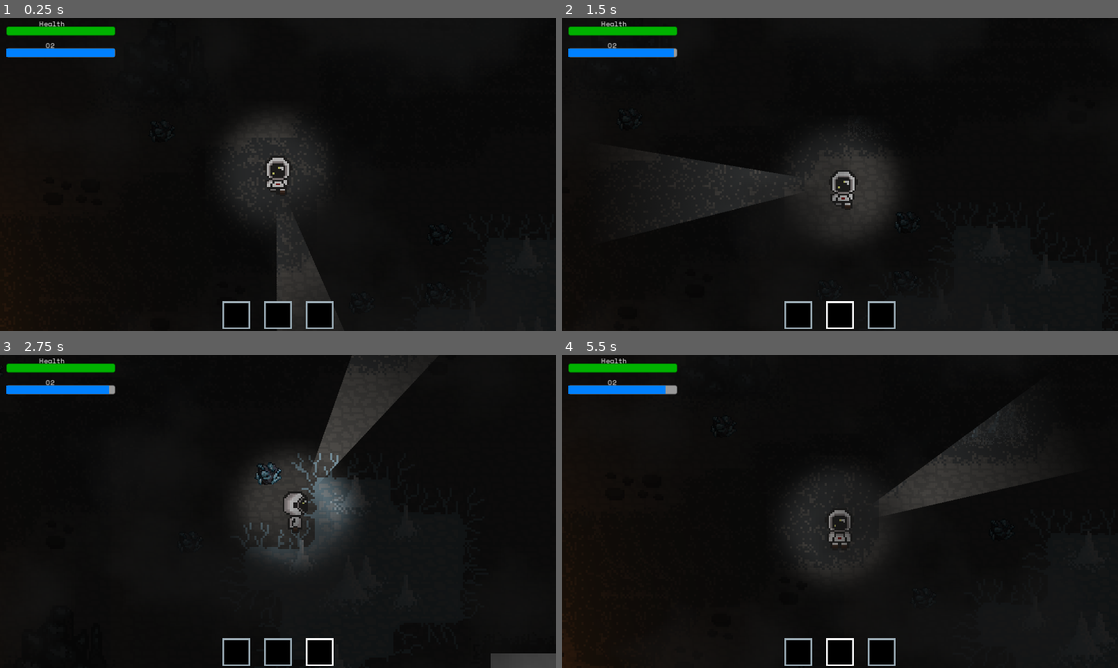
Above: before the commit, frames 1-4 (two rows, left to right).
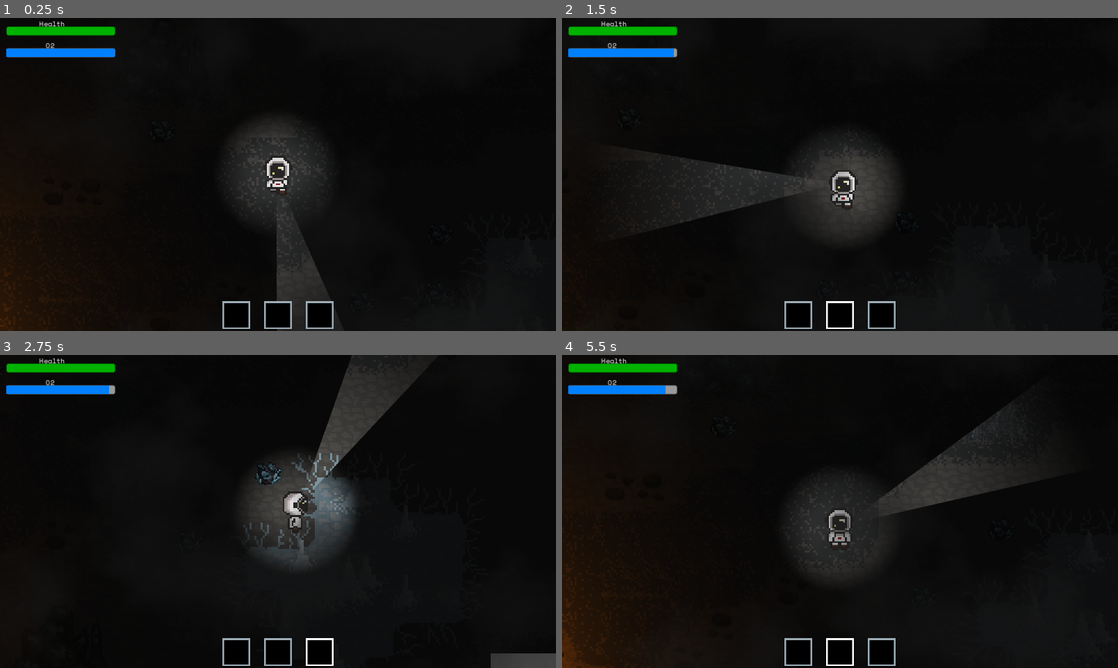
Above: after the commit, the same moments.

Repository: ProjectStarborne/Starborne
Game: Godot game, scene res://Scenes/Levels/world_asteroid.tscn
Same seed, same stepped clock (60 frames per second), same inputs: the game is played once before the commit and once after it.
Inputs (mouse positions are in pixels of both pictures, inside the frame that each line leads up to):
- Up to frame 1 (0.25 s): no input
- Up to frame 2 (1.5 s): tap Enter at 0.5 s; move the mouse to (962, 158) at 0.52 s; hold D (right) 0.53-1.28 s; tap 1 (hotbar_1) at 0.6 s; move the mouse to (728, 190) at 1.27 s; hold S (down) from 1.28 s (still down); tap 2 (hotbar_2) at 1.35 s
- Up to frame 3 (2.75 s): move the mouse to (333, 442) at 2.02 s; release S (down) at 2.03 s; hold D (right) from 2.03 s (still down); tap 3 (hotbar_3) at 2.1 s
- Up to frame 4 (5.5 s): move the mouse to (812, 574) at 2.77 s; release D (right) at 2.78 s; hold W (up) 2.78-3.53 s; tap one key every 0.75 s from 2.85 s: Mouse wheel down (scroll down) Mouse wheel up (scroll up) 1 (hotbar_1) 2 (hotbar_2); move the mouse to (1006, 558) at 3.52 s; hold A (left) 3.53-5.03 s; move the mouse to (673, 464) at 4.27 s; move the mouse to (867, 511) at 5.02 s; hold S (down) from 5.03 s (still down)

The runs differ from the first frame. In frame 1, 0.3% of the frame differs, in the area x 0-52%, y 44-100%; in frame 2, 0.2%; in frame 3, 0.3%; in frame 4, 0.6%, in the area x 0-52%, y 49-100%.

Commit message:
Fixed lava, added custom tile detection, dynamic footsteps & more

Diff:
--- a/Scenes/Levels/lava_light.gd
+++ b/Scenes/Levels/tile_detector.gd
@@ -1,7 +1,16 @@
 extends TileMap
 
-# Define the tile ID that should emit light
-const LIGHT_TILE_ID = 6  # Change this to the ID that you want to look for
+class_name TileDetector
+
+# Distinguish terrains via numbers
+enum TerrainType {
+	ROCK = 0,
+	LAVA = 6,
+	ICE = 7
+}
+
+# Custom layer id where terrain types lie
+const TERRAIN_ID_LAYER = 0
 
 # Preload a light texture
 var light_texture = preload("res://Assets/images/circle_light2.png")
@@ -11,26 +20,21 @@
 	if light_texture == null:
 		print("Error: Failed to load light texture.")
 	else:
-		#print("Successfully loaded light texture: ", light_texture)
 		pass
 
 	# Get the size of each cell in the tilemap
 	var cell_size = tile_set.tile_size  # Access the tile size in Godot 4.x
-	#print("Cell Size: ", cell_size)
 
 	# Get all used cells in the entire TileMap
 	var used_cells = get_used_cells(0)  # Assuming layer 0, iterate all cells
-	#print("Total used cells: ", used_cells.size())
 
 	# Iterate through every tile in the used cells to manually check the ID
 	for cell_pos in used_cells:
-		# Retrieve the tile ID at the specified position
-		var tile_id = get_cell_source_id(0, cell_pos)  # Using layer 0 for now
-		#print("Tile at position ", cell_pos, " has ID: ", tile_id)
+		var tile_data = get_cell_tile_data(0, cell_pos)  # Using layer 0 for now
+		var tile_id = tile_data.get_custom_data_by_layer_id(TERRAIN_ID_LAYER)
 
-		# Check if the tile ID matches the LIGHT_TILE_ID we are looking for
-		if tile_id == LIGHT_TILE_ID:
-			#print("Found lava tile at position: ", cell_pos, " with ID: ", tile_id)
+		# Check if the tile ID matches the custom tile data ID
+		if tile_id == TerrainType.LAVA:
 
 			# Calculate the world position manually
 			var world_pos = Vector2(cell_pos.x * cell_size.x, cell_pos.y * cell_size.y)
@@ -43,7 +47,7 @@
 			light_instance.position = world_pos + cell_size / 2.0  # Center the light on the tile
 
 			# Adjust brightness and color for a lava-like effect
-			light_instance.energy = 0.3  # Reduce brightness, try values between 0.1 and 0.5
+			light_instance.energy = 0.4  # Reduce brightness, try values between 0.1 and 0.5
 			light_instance.color = Color8(255, 69, 0, 255)  # Set to a reddish-orange color (RGB: 255, 69, 0)
 
 			# Adjust light properties
@@ -51,7 +55,3 @@
 
 			# Add the light to the TileMap
 			add_child(light_instance)
-
-			#print("Created light at world position: ", light_instance.position)
-		#else:
-			#print("Skipping tile at position ", cell_pos, " with ID: ", tile_id)
--- a/Scenes/Levels/world_asteroid.tscn
+++ b/Scenes/Levels/world_asteroid.tscn
@@ -15,7 +15,7 @@
 [ext_resource type="PackedScene" uid="uid://ckr4phswutb7y" path="res://Scenes/Pickup/pickup_iron.tscn" id="6_xpaa1"]
 [ext_resource type="Texture2D" uid="uid://c2ruu54g1hh60" path="res://Assets/images/Ship_exterior.png" id="12_ierrj"]
 [ext_resource type="Texture2D" uid="uid://bsf2lnu3ftgh2" path="res://Assets/images/Lava_Paths.png" id="12_mle3n"]
-[ext_resource type="Script" path="res://Scenes/Levels/lava_light.gd" id="13_yb70v"]
+[ext_resource type="Script" path="res://Scenes/Levels/tile_detector.gd" id="13_yb70v"]
 [ext_resource type="AudioStream" uid="uid://dhy2jkewp1xfk" path="res://Assets/sounds/oxygen_warning.ogg" id="14_8fmbm"]
 [ext_resource type="PackedScene" uid="uid://dkp1llasnpsyl" path="res://Scenes/Environmental/Rocks/pointy_rocks.tscn" id="15_aj44i"]
 [ext_resource type="PackedScene" uid="uid://cie5bf6jws1py" path="res://Scenes/UI/Inventory/inventory_ui.tscn" id="15_ie1be"]
@@ -39,94 +39,71 @@
 [sub_resource type="TileSetAtlasSource" id="TileSetAtlasSource_gjls7"]
 texture = ExtResource("1_404wo")
 8:11/0 = 0
-8:11/0/custom_data_1 = true
 9:11/0 = 0
-9:11/0/custom_data_1 = true
 10:11/0 = 0
-10:11/0/custom_data_1 = true
 11:11/0 = 0
-11:11/0/custom_data_1 = true
 6:12/0 = 0
-6:12/0/custom_data_1 = true
 7:12/0 = 0
-7:12/0/custom_data_1 = true
 8:12/0 = 0
-8:12/0/custom_data_1 = true
+8:12/0/custom_data_0 = 7
 9:12/0 = 0
-9:12/0/custom_data_1 = true
+9:12/0/custom_data_0 = 7
 10:12/0 = 0
-10:12/0/custom_data_1 = true
+10:12/0/custom_data_0 = 7
 11:12/0 = 0
-11:12/0/custom_data_1 = true
 12:12/0 = 0
-12:12/0/custom_data_1 = true
 6:13/0 = 0
-6:13/0/custom_data_1 = true
 7:13/0 = 0
-7:13/0/custom_data_1 = true
+7:13/0/custom_data_0 = 7
 8:13/0 = 0
-8:13/0/custom_data_1 = true
+8:13/0/custom_data_0 = 7
 9:13/0 = 0
-9:13/0/custom_data_1 = true
+9:13/0/custom_data_0 = 7
 10:13/0 = 0
-10:13/0/custom_data_1 = true
+10:13/0/custom_data_0 = 7
 11:13/0 = 0
-11:13/0/custom_data_1 = true
+11:13/0/custom_data_0 = 7
 12:13/0 = 0
-12:13/0/custom_data_1 = true
 6:14/0 = 0
-6:14/0/custom_data_1 = true
 7:14/0 = 0
-7:14/0/custom_data_1 = true
+7:14/0/custom_data_0 = 7
 8:14/0 = 0
-8:14/0/custom_data_1 = true
+8:14/0/custom_data_0 = 7
 9:14/0 = 0
-9:14/0/custom_data_1 = true
+9:14/0/custom_data_0 = 7
 10:14/0 = 0
-10:14/0/custom_data_1 = true
+10:14/0/custom_data_0 = 7
 11:14/0 = 0
-11:14/0/custom_data_1 = true
+11:14/0/custom_data_0 = 7
 12:14/0 = 0
-12:14/0/custom_data_1 = true
 6:15/0 = 0
-6:15/0/custom_data_1 = true
 7:15/0 = 0
-7:15/0/custom_data_1 = true
+7:15/0/custom_data_0 = 7
 8:15/0 = 0
-8:15/0/custom_data_1 = true
+8:15/0/custom_data_0 = 7
 9:15/0 = 0
-9:15/0/custom_data_1 = true
+9:15/0/custom_data_0 = 7
 10:15/0 = 0
-10:15/0/custom_data_1 = true
+10:15/0/custom_data_0 = 7
 11:15/0 = 0
-11:15/0/custom_data_1 = true
+11:15/0/custom_data_0 = 7
 12:15/0 = 0
-12:15/0/custom_data_1 = true
 6:16/0 = 0
-6:16/0/custom_data_1 = true
 7:16/0 = 0
-7:16/0/custom_data_1 = true
 8:16/0 = 0
-8:16/0/custom_data_1 = true
+8:16/0/custom_data_0 = 7
 9:16/0 = 0
-9:16/0/custom_data_1 = true
+9:16/0/custom_data_0 = 7
 10:16/0 = 0
-10:16/0/custom_data_1 = true
+10:16/0/custom_data_0 = 7
 11:16/0 = 0
-11:16/0/custom_data_1 = true
 7:17/0 = 0
-7:17/0/custom_data_1 = true
 8:17/0 = 0
-8:17/0/custom_data_1 = true
 9:17/0 = 0
-9:17/0/custom_data_1 = true
 10:17/0 = 0
-10:17/0/custom_data_1 = true
 11:17/0 = 0
-11:17/0/custom_data_1 = true
 2:14/0 = 0
 3:14/0 = 0
-3:14/0/custom_data_0 = true
 2:13/0 = 0
 3:13/0 = 0
 2:12/0 = 0
@@ -140,9 +117,7 @@
 4:9/0 = 0
 5:9/0 = 0
 7:11/0 = 0
-7:11/0/custom_data_1 = true
 12:16/0 = 0
-12:16/0/custom_data_1 = true
 
 [sub_resource type="TileSetAtlasSource" id="TileSetAtlasSource_1wdpt"]
 texture = ExtResource("1_0xj0f")
@@ -280,7 +255,6 @@
 16:12/0 = 0
 17:12/0 = 0
 18:12/0 = 0
-7:14/0 = 0
 8:14/0 = 0
 9:14/0 = 0
 10:14/0 = 0
@@ -356,6 +330,7 @@
 19:16/0 = 0
 19:14/0 = 0
 4:16/0 = 0
+7:14/0 = 0
 
 [sub_resource type="TileSetAtlasSource" id="TileSetAtlasSource_feim6"]
 texture = ExtResource("4_wyxad")
@@ -457,109 +432,83 @@
 2:11/0 = 0
 3:11/0 = 0
 7:11/0 = 0
-7:11/0/custom_data_0 = true
 8:11/0 = 0
-8:11/0/custom_data_0 = true
 9:11/0 = 0
-9:11/0/custom_data_0 = true
 10:11/0 = 0
-10:11/0/custom_data_0 = true
 11:11/0 = 0
-11:11/0/custom_data_0 = true
 2:12/0 = 0
 3:12/0 = 0
 6:12/0 = 0
-6:12/0/custom_data_0 = true
 7:12/0 = 0
-7:12/0/custom_data_0 = true
 8:12/0 = 0
-8:12/0/custom_data_0 = true
+8:12/0/custom_data_0 = 6
 9:12/0 = 0
-9:12/0/custom_data_0 = true
+9:12/0/custom_data_0 = 6
 10:12/0 = 0
-10:12/0/custom_data_0 = true
+10:12/0/custom_data_0 = 6
 11:12/0 = 0
-11:12/0/custom_data_0 = true
 12:12/0 = 0
-12:12/0/custom_data_0 = true
 2:13/0 = 0
 3:13/0 = 0
 6:13/0 = 0
-6:13/0/custom_data_0 = true
 7:13/0 = 0
-7:13/0/custom_data_0 = true
+7:13/0/custom_data_0 = 6
 8:13/0 = 0
-8:13/0/custom_data_0 = true
+8:13/0/custom_data_0 = 6
 9:13/0 = 0
-9:13/0/custom_data_0 = true
+9:13/0/custom_data_0 = 6
 10:13/0 = 0
-10:13/0/custom_data_0 = true
+10:13/0/custom_data_0 = 6
 11:13/0 = 0
-11:13/0/custom_data_0 = true
+11:13/0/custom_data_0 = 6
 12:13/0 = 0
-12:13/0/custom_data_0 = true
 2:14/0 = 0
 3:14/0 = 0
 6:14/0 = 0
-6:14/0/custom_data_0 = true
 7:14/0 = 0
-7:14/0/custom_data_0 = true
+7:14/0/custom_data_0 = 6
 8:14/0 = 0
-8:14/0/custom_data_0 = true
+8:14/0/custom_data_0 = 6
 9:14/0 = 0
-9:14/0/custom_data_0 = true
+9:14/0/custom_data_0 = 6
 10:14/0 = 0
-10:14/0/custom_data_0 = true
+10:14/0/custom_data_0 = 6
 11:14/0 = 0
-11:14/0/custom_data_0 = true
+11:14/0/custom_data_0 = 6
 12:14/0 = 0
-12:14/0/custom_data_0 = true
 6:15/0 = 0
-6:15/0/custom_data_0 = true
 7:15/0 = 0
-7:15/0/custom_data_0 = true
+7:15/0/custom_data_0 = 6
 8:15/0 = 0
-8:15/0/custom_data_0 = true
+8:15/0/custom_data_0 = 6
 9:15/0 = 0
-9:15/0/custom_data_0 = true
+9:15/0/custom_data_0 = 6
 10:15/0 = 0
-10:15/0/custom_data_0 = true
+10:15/0/custom_data_0 = 6
 11:15/0 = 0
-11:15/0/custom_data_0 = true
+11:15/0/custom_data_0 = 6
 12:15/0 = 0
-12:15/0/custom_data_0 = true
 6:16/0 = 0
-6:16/0/custom_data_0 = true
 7:16/0 = 0
-7:16/0/custom_data_0 = true
 8:16/0 = 0
-8:16/0/custom_data_0 = true
+8:16/0/custom_data_0 = 6
 9:16/0 = 0
-9:16/0/custom_data_0 = true
+9:16/0/custom_data_0 = 6
 10:16/0 = 0
-10:16/0/custom_data_0 = true
+10:16/0/custom_data_0 = 6
 11:16/0 = 0
-11:16/0/custom_data_0 = true
 12:16/0 = 0
-12:16/0/custom_data_0 = true
 7:17/0 = 0
-7:17/0/custom_data_0 = true
 8:17/0 = 0
-8:17/0/custom_data_0 = true
 9:17/0 = 0
-9:17/0/custom_data_0 = true
 10:17/0 = 0
-10:17/0/custom_data_0 = true
 11:17/0 = 0
-11:17/0/custom_data_0 = true
 
 [sub_resource type="TileSet" id="TileSet_1gcu8"]
 occlusion_layer_0/light_mask = 1
 physics_layer_0/collision_layer = 1
-custom_data_layer_0/name = "is_lava"
-custom_data_layer_0/type = 1
-custom_data_layer_1/name = "is_ice"
-custom_data_layer_1/type = 1
+custom_data_layer_0/name = "TerrainID"
+custom_data_layer_0/type = 2
 sources/1 = SubResource("TileSetAtlasSource_1wdpt")
 sources/2 = SubResource("TileSetAtlasSource_wb46f")
 sources/0 = SubResource("TileSetAtlasSource_gjls7")
@@ -656,7 +605,7 @@
 
 [node name="Darkener" type="CanvasModulate" parent="Lighting"]
 position = Vector2(9.53674e-07, -2.38419e-07)
-color = Color(0.114897, 0.114897, 0.114897, 1)
+color = Color(0.0807833, 0.0807833, 0.0807833, 1)
 
 [node name="Fog" type="ParallaxBackground" parent="Lighting/Darkener"]
 layer = 0
@@ -777,7 +726,7 @@
 show_behind_parent = true
 texture_filter = 3
 position = Vector2(-1229, -74)
-energy = 0.8
+blend_mode = 2
 texture = ExtResource("20_dm1r8")
 texture_scale = 2.0
 
--- a/Scenes/Player/player.tscn
+++ b/Scenes/Player/player.tscn
@@ -9,6 +9,7 @@
 [ext_resource type="AudioStream" uid="uid://dbekjhlgw6nd0" path="res://Assets/sounds/lego_death.mp3" id="6_tv2j8"]
 [ext_resource type="Texture2D" uid="uid://b0x3rmguinjac" path="res://Assets/images/Fire+Sparks-Sheet.png" id="7_yeksf"]
 [ext_resource type="Texture2D" uid="uid://ci36fqjtkdcvo" path="res://Assets/images/circle_light2.png" id="8_addg8"]
+[ext_resource type="AudioStream" uid="uid://dr101d5tc3yqa" path="res://Assets/sounds/01-footstep.ogg" id="9_ymawl"]
 
 [sub_resource type="CanvasItemMaterial" id="CanvasItemMaterial_61hrv"]
 
@@ -281,7 +282,7 @@
 texture_scale = 0.5
 
 [node name="Glow" type="PointLight2D" parent="."]
-energy = 0.75
+texture_filter = 5
 blend_mode = 2
 shadow_enabled = true
 texture = ExtResource("4_2g6bi")
@@ -295,9 +296,6 @@
 
 [node name="AnchorDetector2D" parent="." instance=ExtResource("4_cvytj")]
 scale = Vector2(0.125, 0.125)
-
-[node name="Death_Sound" type="AudioStreamPlayer2D" parent="."]
-stream = ExtResource("6_tv2j8")
 
 [node name="Fire" type="AnimatedSprite2D" parent="."]
 show_behind_parent = true
@@ -310,5 +308,17 @@
 energy = 5.0
 texture = ExtResource("8_addg8")
 
+[node name="Footsteps" type="AudioStreamPlayer2D" parent="."]
+stream = ExtResource("9_ymawl")
+volume_db = -5.0
+pitch_scale = 0.5
+
+[node name="Timer" type="Timer" parent="Footsteps"]
+wait_time = 0.2
+one_shot = true
+
+[node name="Death_Sound" type="AudioStreamPlayer2D" parent="."]
+stream = ExtResource("6_tv2j8")
+
 [connection signal="anchor_detached" from="AnchorDetector2D" to="AnchorCamera2D" method="_on_AnchorDetector2D_anchor_detached"]
 [connection signal="anchor_detected" from="AnchorDetector2D" to="AnchorCamera2D" method="_on_AnchorDetector2D_anchor_detected"]
--- a/Scripts/Player/player.gd
+++ b/Scripts/Player/player.gd
@@ -103,7 +103,8 @@
 	# Deplete oxygen over time
 	deplete_oxygen(delta)
 
-
+func _input(event: InputEvent) -> void:
+	footstep_handler()
 
 ####### KNOCKBACK #######
 # Function to apply knockback to the player
@@ -114,24 +115,20 @@
 	# Start the knockback timer, which lasts for the duration defined in KNOCKBACK_DURATION
 	knockback_timer = KNOCKBACK_DURATION
 
-
-
 ####### ICE SLIDING ######
 
 @onready var tile_map = get_node("/root/Environment/TileMap")  # Reference to your TileMap node
-var ground_layer = 0
-var is_ice_custom_data = "is_ice"
 
 # Method to check if the tile under the player is ice
 func ice_check():
 	var player_pos : Vector2 = global_position  # player's global position
 	var local_player_pos : Vector2 = tile_map.to_local(player_pos)  # convert to local position relative to TileMap
 	var tile_pos : Vector2i = tile_map.local_to_map(local_player_pos)  # convert local position to TileMap grid position
-	var tile_data : TileData = tile_map.get_cell_tile_data(ground_layer, tile_pos)
+	var tile_data : TileData = tile_map.get_cell_tile_data(0, tile_pos)
 
 	if tile_data:
-		var is_ice = tile_data.get_custom_data(is_ice_custom_data)
-		if is_ice == true:
+		var tile_id = tile_data.get_custom_data_by_layer_id(TileDetector.TERRAIN_ID_LAYER)
+		if tile_id == TileDetector.TerrainType.ICE:
 			#print("This tile is ice!")
 			friction = ICE_FRICTION  # Set friction to ice friction
 		else:
@@ -167,11 +164,11 @@
 	var player_pos : Vector2 = global_position  # Player's global position
 	var local_player_pos : Vector2 = tile_map.to_local(player_pos)  # Convert to local position relative to TileMap
 	var tile_pos : Vector2i = tile_map.local_to_map(local_player_pos)  # Convert local position to TileMap grid position
-	var tile_data : TileData = tile_map.get_cell_tile_data(ground_layer, tile_pos)
+	var tile_data : TileData = tile_map.get_cell_tile_data(0, tile_pos)
 
 	if tile_data:
-		var is_lava = tile_data.get_custom_data(is_lava_custom_data)
-		if is_lava == true:
+		var tile_id = tile_data.get_custom_data_by_layer_id(TileDetector.TERRAIN_ID_LAYER)
+		if tile_id == TileDetector.TerrainType.LAVA:
 			# Slow down the player's speed by reducing the current_speed
 			current_speed = SPEED * LAVA_SPEED_FACTOR  # Adjust the player's current speed when on lava
 
@@ -205,12 +202,6 @@
 		fire_sprite.visible = false  # Hide the fire animation
 		fire_light.visible = false  # Disable the light
 		fire_light.energy = 0.0  # Reset energy when not on lava
-
-
-
-
-
-
 
 ####### OXYGEN LEAK SYSTEM ######
 
@@ -443,3 +434,28 @@
 	else:
 		print("I got ", item.name)
 		picked_up_item.emit(item, true)
+
+
+####### Dynamic Footsteps #######
+func footstep_handler() -> void:
+	# Grabbing player's local tile information
+	var local_pos = tile_map.to_local(global_position)
+	var tile_pos = tile_map.local_to_map(local_pos)
+	var tile_data : TileData = tile_map.get_cell_tile_data(0, tile_pos)
+
+	# If tile data doesn't exist or not moving, do nothing
+	if (!tile_data or velocity == Vector2.ZERO):
+		return
+
+	var tile_id = tile_data.get_custom_data_by_layer_id(TileDetector.TERRAIN_ID_LAYER)
+	var footstep_player : AudioStreamPlayer2D = $Footsteps
+	var audio_timer : Timer = $Footsteps/Timer
+
+	match tile_id:
+		TileDetector.TerrainType.ROCK:
+			pass # set different audio here
+
+	if audio_timer.time_left <= 0:
+		footstep_player.pitch_scale = randf_range(0.8, 1.0)
+		footstep_player.play()
+		audio_timer.start(0.4)
Binary file changed: Assets/images/circle_light.png
Not shown, added: Assets/sounds/01-footstep.ogg.import
Not shown: 1 places in Scenes/Levels/world_asteroid.tscn that only renumber resources
Not shown: 1 places in Scenes/Player/player.tscn that only renumber resources
Not shown, added: Assets/sounds/01-footstep.ogg
Not shown, removed: Scenes/Levels/wor62FF.tmp
Not shown, removed: Scenes/Levels/wor8C77.tmp
Not shown, removed: Scenes/Levels/worA82D.tmp
